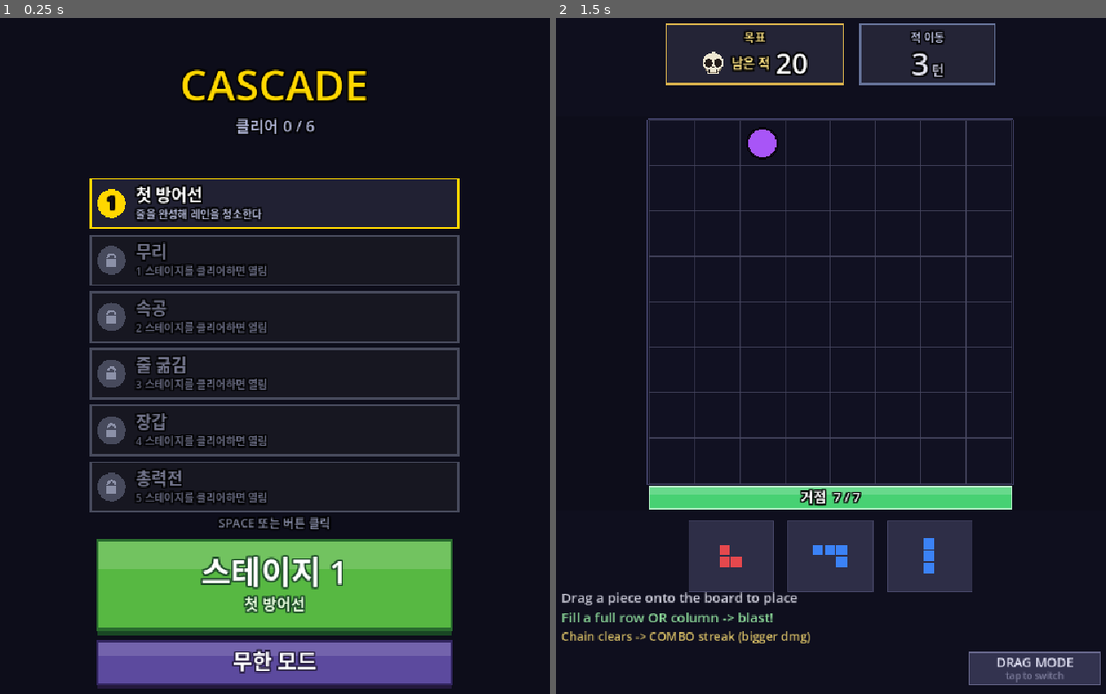
Above: before the commit, frames 1-2 (left to right).
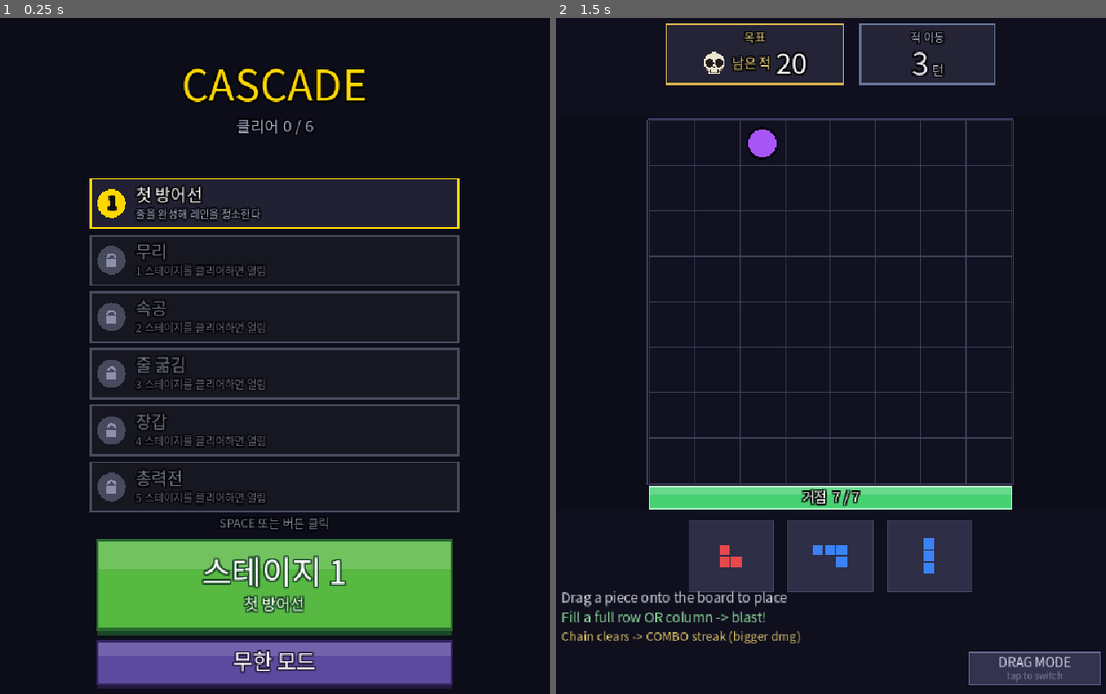
Above: after the commit, the same moments.

Repository: rorhdsu123/Cascade
Game: Godot game, scene res://Main.tscn
Same seed, same stepped clock (60 frames per second), same inputs: the game is played once before the commit and once after it.
Inputs (mouse positions are in pixels of both pictures, inside the frame that each line leads up to):
- Up to frame 1 (0.25 s): no input
- Up to frame 2 (1.5 s): tap Enter at 0.5, 0.6 s; move the mouse to (957, 335) at 0.52 s; click (957, 335) at 0.67 s; tap Space at 0.77, 1.25 s; drag from (715, 403) to (803, 511) at 1.27 s

The runs differ from the first frame. In frame 1, 3.2% of the frame differs, in the area x 19-67%, y 7-97%; in frame 2, 1.8%.

Commit message:
feat: 무한 점수 손맛·최고점 획득감 + 팝업 튕김 버그 수정 (C58)
첫 사람 플테 피드백(막힘사 · 점수 손맛 부족 · 최고점 획득 느낌 부족) 반영.

★버그: C57 _ready 편집이 함수를 쪼개 폰트셋업+mode="select"가
_add_endless_score(원래 _save_endless_best)로 표류 → 신기록 저장마다
mode="select"로 결과 팝업이 셀렉트로 튕김 + 점수 가산 시 resolve freeze.
유저의 "최고점 획득 느낌 부족"의 실제 원인. 폰트/mode를 _ready로 복원.

- 점수 공식(C52 개정): 줄수×50 + 처치×콤보×100. 처치×콤보 지배 유지,
  줄 기본점은 막힘사도 무보상 아니게 + 숫자 두툼(수천~수만).
- 최고점 획득감: 판 중 best 넘는 순간 HUD 점수 카드가 금색 '최고 갱신!'
  (죽은 뒤 아니라 그 순간). 결과 팝업 '🏆 신기록! +델타'.
- 연출(juice)은 유저 지시대로 보류 — 정보/상태/공식만.

검증: 수정 후 depth 101·killed 83·score 22,550 정상 사망, 창 freeze 해소.
HUD 금색·팝업 델타·셀렉트 후크 스샷 확인. 캠페인 회귀 byte-identical.

Co-Authored-By: Claude Opus 4.8 (1M context) <noreply@anthropic.com>

Diff:
--- a/Main.gd
+++ b/Main.gd
@@ -278,9 +278,14 @@
 
 # 무한모드(감독=EndlessMode) — 캠페인 스테이지와 형제. C52 설계·C56 game_rng 분리.
 var endless: bool = false          # 무한모드 진행 중(HUD·결과·재도전이 분기)
-var endless_score: int = 0         # 이번 런 점수 = Σ(폭발 처치수 × 콤보), C52 곱셈 점수
+var endless_score: int = 0         # 이번 런 점수 = Σ(줄×기본점 + 처치×콤보×배수), C52+C58
 var endless_best: int = 0          # 로컬 베스트(user:// 영속)
+var endless_prev_best: int = 0     # 런 시작 시점의 베스트(결과 팝업 델타 표시용)
 var endless_new_best: bool = false # 이번 런이 신기록인가(결과 팝업 배지)
+var endless_beat_best: bool = false # 판 중에 이미 최고를 넘었나(HUD 실시간 갱신 신호)
+# 점수 계수(C58, 손맛 튜닝). 처치×콤보가 지배(주 지표), 줄 기본점은 '막힘사도 무보상은 아니게' 하는 하위 항.
+const ENDLESS_CLEAR_BASE: int = 50   # 줄 클리어당 기본점(처치 없어도 클리어는 항상 보상)
+const ENDLESS_KILL_MULT: int = 100   # 처치×콤보 배수(숫자 두툼하게 = 큰 수 쾌감)
 var _endless_hover: bool = false   # 셀렉트 화면 무한 버튼 호버
 var cleared: Dictionary = {}     # 스테이지 인덱스 → 클리어 여부 (세션 한정, 저장 없음)
 var hover_stage: int = -1
@@ -404,6 +409,11 @@
 	randomize()          # 코스메틱 전역 RNG
 	game_rng.randomize()  # 게임 스트림(프리플레이 기본; 데일리/회귀는 seed_game으로 덮어씀)
 	_load_endless_best()
+	# 한글 렌더용 시스템 폰트(기본 fallback엔 한글 글리프 없음). ⚠배포 시엔 Noto Sans KR 등 번들 필요.
+	var sf := SystemFont.new()
+	sf.font_names = PackedStringArray(["Apple SD Gothic Neo", "AppleGothic", "Noto Sans CJK KR", "Arial"])
+	_font = sf
+	mode = "select"
 
 # 로컬 베스트 영속(user://). 플랫폼 리더보드는 소프트런치 셸에서(C50 ③), 지금은 로컬만.
 const ENDLESS_SAVE: String = "user://endless.save"
@@ -421,11 +431,12 @@
 	if f != null:
 		f.store_32(endless_best)
 		f.close()
-	# 한글 렌더용 시스템 폰트(기본 fallback엔 한글 글리프 없음). ⚠배포 시엔 Noto Sans KR 등 번들 필요.
-	var sf := SystemFont.new()
-	sf.font_names = PackedStringArray(["Apple SD Gothic Neo", "AppleGothic", "Noto Sans CJK KR", "Arial"])
-	_font = sf
-	mode = "select"
+
+# 점수 가산 + 판 중 최고 갱신 감지(HUD 실시간 신호). best>0일 때만 = 첫 판(best 0)은 '갱신'이 무의미.
+func _add_endless_score(pts: int) -> void:
+	endless_score += pts
+	if endless_best > 0 and endless_score > endless_best:
+		endless_beat_best = true
 
 # 선형 해금: 1스테이지는 항상 열려 있고, 그다음부턴 직전 스테이지를 깨야 열린다
 func _is_unlocked(i: int) -> bool:
@@ -482,6 +493,8 @@
 	leaked = 0
 	score = 0
 	endless_score = 0
+	endless_prev_best = endless_best   # 판 시작 시점 베스트 스냅샷(결과 델타)
+	endless_beat_best = false
 	combo = 0
 	combo_miss = 0
 	drought = 0
@@ -1117,6 +1130,8 @@
 	if clear_done:
 		return
 	clear_done = true
+	if endless:
+		_add_endless_score(flash_lines * ENDLESS_CLEAR_BASE)   # 클리어당 기본점(막힘사도 무보상은 아니게), C58
 	for ci in clear_cells:
 		var cc: Vector2i = ci as Vector2i
 		board[cc.y][cc.x] = ""
@@ -1169,7 +1184,7 @@
 		enemies.remove_at(found)
 		killed += 1
 		if endless:
-			endless_score += combo   # 이 폭발의 콤보만큼 킬마다 가산 = Σ(폭발 처치수×콤보), C52
+			_add_endless_score(combo * ENDLESS_KILL_MULT)   # 처치×콤보(주 지표) = Σ(폭발 처치수×콤보)×배수, C52
 		kill_pulse = 0.35   # ④ 킬 → 헤드라인 펄스
 		hitstop = maxf(hitstop, 0.045)   # 처치 순간 멈칫(손맛)
 	else:
@@ -2144,7 +2159,12 @@
 
 	# ── 버튼 바로 위: 무한=최고 기록(신기록 배지), 캠페인=못 처치하고 남긴 적/처치.
 	if endless:
-		var ecap: String = "🏆 신기록!" if endless_new_best else "최고"
+		# 캡션 = 신기록이면 델타를 접어 넣음(획득감), 아니면 '최고'. 델타 별도 줄은 이어하기 버튼과 충돌.
+		var ecap: String
+		if endless_new_best:
+			ecap = "🏆 첫 기록!" if endless_prev_best <= 0 else "🏆 신기록! +%s" % _comma(endless_score - endless_prev_best)
+		else:
+			ecap = "최고"
 		var ecap_fs: int = 20 if endless_new_best else 18
 		var ecap_col: Color = C_GOLD if endless_new_best else Color(0.72, 0.74, 0.9)
 		var ecw: float = fnt.get_string_size(ecap, HORIZONTAL_ALIGNMENT_LEFT, -1, ecap_fs).x
@@ -2454,17 +2474,25 @@
 	var adv_r: Rect2 = Rect2(start_x + gw + gap, box_y, aw, box_h)
 
 	if endless:
-		# 무한: GOAL 카드 = 점수(리더보드 지표). 깊이는 좌상단, 콤보는 우상단.
-		_draw_card(goal_r, Color(0.5, 0.42, 0.78))
-		var pt_w: float = fnt.get_string_size("점수", HORIZONTAL_ALIGNMENT_LEFT, -1, 16).x
-		_draw_text_outlined(fnt, Vector2(goal_r.position.x + gw * 0.5 - pt_w * 0.5, box_y + 24.0), "점수", 16, Color(0.82, 0.78, 1.0))
+		# 무한: GOAL 카드 = 점수(리더보드 지표). 최고 넘으면 카드·제목·숫자가 금색으로(실시간 갱신 신호).
+		#   깊이·최고는 좌상단, 콤보는 우상단.
+		var beat: bool = endless_beat_best
+		_draw_card(goal_r, C_GOLD if beat else Color(0.5, 0.42, 0.78))
+		var ptitle: String = "최고 갱신!" if beat else "점수"
+		var pt_w: float = fnt.get_string_size(ptitle, HORIZONTAL_ALIGNMENT_LEFT, -1, 16).x
+		_draw_text_outlined(fnt, Vector2(goal_r.position.x + gw * 0.5 - pt_w * 0.5, box_y + 24.0), ptitle, 16,
+				C_GOLD if beat else Color(0.82, 0.78, 1.0))
 		var sc_str: String = _comma(endless_score)
 		var sc_fs: int = 40
 		var sc_w: float = fnt.get_string_size(sc_str, HORIZONTAL_ALIGNMENT_LEFT, -1, sc_fs).x
-		var sc_col: Color = Color.WHITE.lerp(C_GOLD, kp)
+		var sc_col: Color = C_GOLD if beat else Color.WHITE.lerp(C_GOLD, kp)
 		_draw_text_outlined(fnt, Vector2(goal_r.position.x + gw * 0.5 - sc_w * 0.5, box_y + 70.0), sc_str, sc_fs, sc_col)
-		var depth_str: String = "깊이 %d" % place_count
-		_draw_text_outlined(fnt, Vector2(12.0, 30.0), depth_str, 22, Color(0.72, 0.74, 0.9))
+		# 좌상단: 깊이 + 최고(목표 기준선). 최고를 넘었으면 금색으로 '넘었다'를 색으로도.
+		_draw_text_outlined(fnt, Vector2(12.0, 30.0), "깊이 %d" % place_count, 22, Color(0.72, 0.74, 0.9))
+		if endless_best > 0:
+			var best_lbl: String = "최고 %s" % _comma(endless_best)
+			_draw_text_outlined(fnt, Vector2(12.0, 56.0), best_lbl, 16,
+					C_GOLD if beat else Color(0.6, 0.62, 0.78))
 	else:
 		# GOAL 카드 — 제목 "목표" + 내용 "💀 남은 적 N"(전 타입 소탕이 목표라 타입 중립 해골).
 		_draw_card(goal_r, Color(0.85, 0.7, 0.3))
--- a/tools/endless_ui_probe.gd
+++ b/tools/endless_ui_probe.gd
@@ -1,28 +1,30 @@
 extends SceneTree
-# 무한모드 UI 배선 검증 — 창 모드 필수(headless는 렌더텍스처 null, [[godot-pixel-verify-needs-window]]).
-# 셀렉트(무한 버튼)·인게임 HUD(점수·깊이)·결과 팝업(점수·베스트) 3장 스크린샷 + 봇 실플레이로 점수 증가 확인.
-# 실행: godot --path . --script tools/endless_ui_probe.gd
+# 무한모드 UI/점수 검증. 두 갈래:
+#   ① 로직(점수) = 헤드리스로 봇 실플레이(창 OS 이벤트 간섭 없음 = 안정): godot --headless --script ...
+#   ② 렌더(HUD·팝업) = 창 모드 + 상태 직접 세팅 후 스샷(전 판 구동은 창 OS 이벤트로 flaky): godot --script ...
+# [[godot-pixel-verify-needs-window]] 렌더는 창 필수. 로직은 헤드리스 OK.
 
 const DIR: String = "/private/tmp/claude-501/-Users-im-yujin-Desktop-Cascade-endless/d9711f36-7ab4-476a-9118-046b10970466/scratchpad/"
 
 func _initialize() -> void:
 	_run.call_deferred()
 
+func _headless() -> bool:
+	return DisplayServer.get_name() == "headless"
+
 func _shot(name: String) -> void:
+	if _headless():
+		return
 	await process_frame
 	await RenderingServer.frame_post_draw
-	var img: Image = root.get_texture().get_image()
-	img.save_png(DIR + name)
+	root.get_texture().get_image().save_png(DIR + name)
 
 func _run() -> void:
 	var g: Node = load("res://Main.tscn").instantiate()
 	root.add_child(g)
 	await process_frame
-	# ① 셀렉트 화면(기본) — 무한 버튼 렌더 확인
-	g.call("queue_redraw")
-	await _shot("ui_select.png")
-
-	# ② 무한 시작 후 봇으로 실플레이 — 점수/깊이 증가 확인
+
+	# ── ① 로직: 봇 실플레이로 점수 형성 확인(헤드리스에서 신뢰) ──
 	g.call("_start_endless")
 	await process_frame
 	var guard: int = 0
@@ -41,38 +43,48 @@
 		g.set("hover_col", mv["col"])
 		g.set("hover_row", mv["row"])
 		g.call("_place_piece")
-		# HUD 스냅샷 한 번(중반, 점수 쌓였을 때)
-		if guard == 40:
-			var s2: int = 0
-			while g.get("resolving") and s2 < 400:
-				g.call("_process", 0.05)
-				s2 += 1
-			g.call("queue_redraw")
-			await _shot("ui_hud.png")
-			print("MID: score=%d depth=%d killed=%d combo=%d" % [
-				g.get("endless_score"), g.get("place_count"), g.get("killed"), g.get("combo")])
-	# 잔여 resolve 소화
 	var s3: int = 0
 	while g.get("resolving") and s3 < 400:
 		g.call("_process", 0.05)
 		s3 += 1
-	# 죽음 연출 스킵 + 팝업 표시 강제(창 모드 OS 이벤트가 mode를 흔들 수 있어 probe에서 고정)
-	if g.get("stuck"):
-		g.set("stuck_t", g.call("_stuck_total"))
-	else:
-		g.set("core_t", g.call("_core_total"))
+	print("PLAY: score=%d depth=%d killed=%d best=%d new_best=%s over=%s stuck=%s" % [
+		g.get("endless_score"), g.get("place_count"), g.get("killed"), g.get("endless_best"),
+		str(g.get("endless_new_best")), str(g.get("game_over")), str(g.get("stuck"))])
+
+	# ── ② 렌더: 상태 직접 세팅 후 스샷(창 모드에서만 저장) ──
+	# 2a) 셀렉트 + '최고' 후크
+	g.set("mode", "select")
+	g.set("endless_best", 12340)
+	g.call("queue_redraw")
+	await _shot("ui_select.png")
+
+	# 2b) 인게임 HUD — 최고 갱신(금색) 상태
+	g.call("_start_endless")
+	await process_frame
+	g.set("endless_best", 8000)
+	g.set("endless_score", 15230)
+	g.set("endless_beat_best", true)   # score>best → 금색 '최고 갱신!'
+	g.set("place_count", 52)
+	g.set("combo", 4)
 	g.set("mode", "play")
-	await process_frame
-	g.set("mode", "play")   # 창 모드 OS 이벤트가 mode를 흔들 수 있어 재고정(실플레이 무관)
 	g.call("queue_redraw")
-	await _shot("ui_result.png")
-	print("END: score=%d depth=%d best=%d new_best=%s over=%s stuck=%s" % [
-		g.get("endless_score"), g.get("place_count"), g.get("endless_best"),
-		str(g.get("endless_new_best")), str(g.get("game_over")), str(g.get("stuck"))])
+	await _shot("ui_hud_beat.png")
+
+	# 2c) 결과 팝업 — 신기록 + 델타
+	g.set("game_over", true)
+	g.set("stuck", true)
+	g.set("stuck_t", g.call("_stuck_total"))
+	g.set("endless_score", 15230)
+	g.set("endless_best", 15230)
+	g.set("endless_prev_best", 8000)
+	g.set("endless_new_best", true)
+	g.set("mode", "play")
+	g.call("queue_redraw")
+	await _shot("ui_result_best.png")
 	print("DONE")
 	quit()
 
-# ── 그리디 봇 (regress.gd에서 복제, public 표면만 읽음) ──
+# ── 그리디 봇 (regress.gd 복제) ──
 func _best_move(g: Node) -> Dictionary:
 	var best: Dictionary = {}
 	var best_score: float = -1e9
Not shown, changed: SPEC.md
